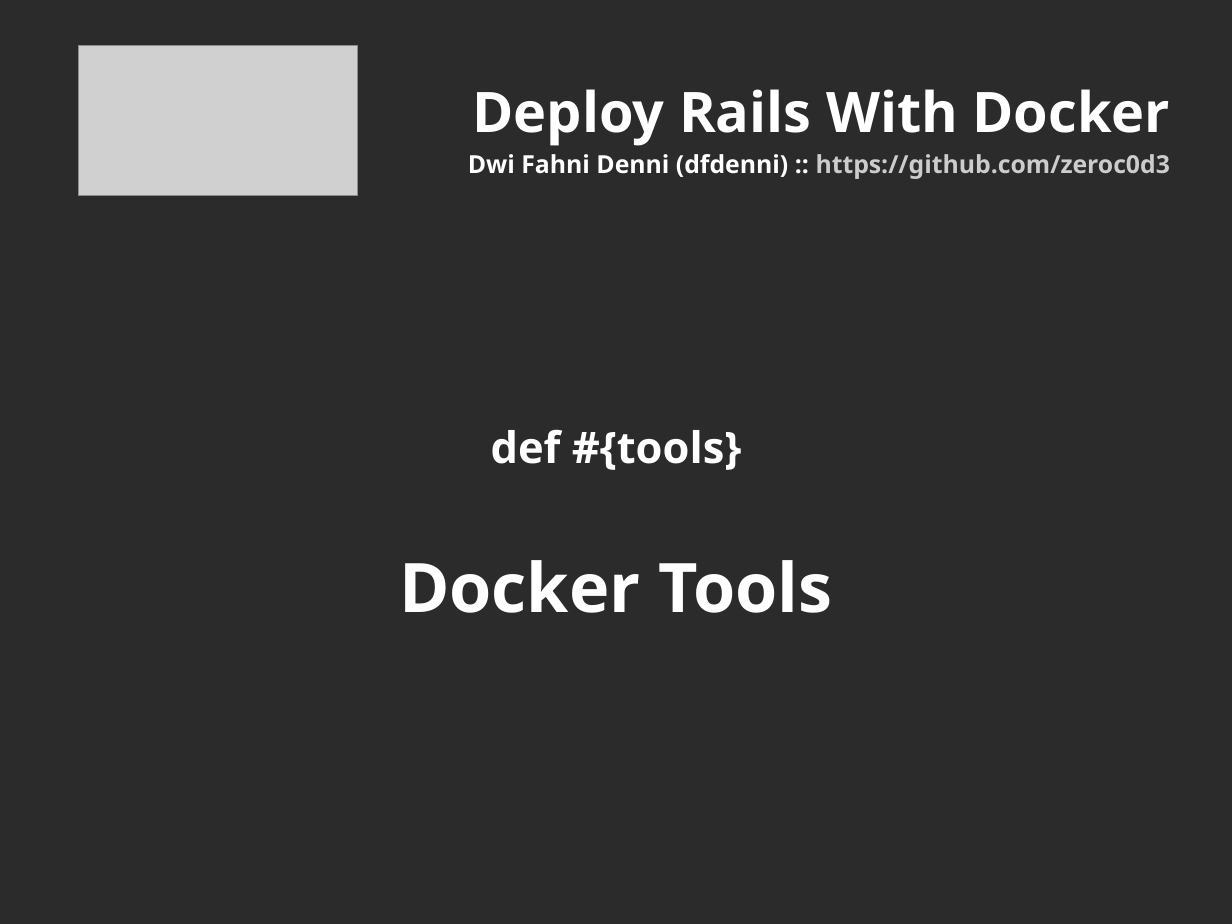
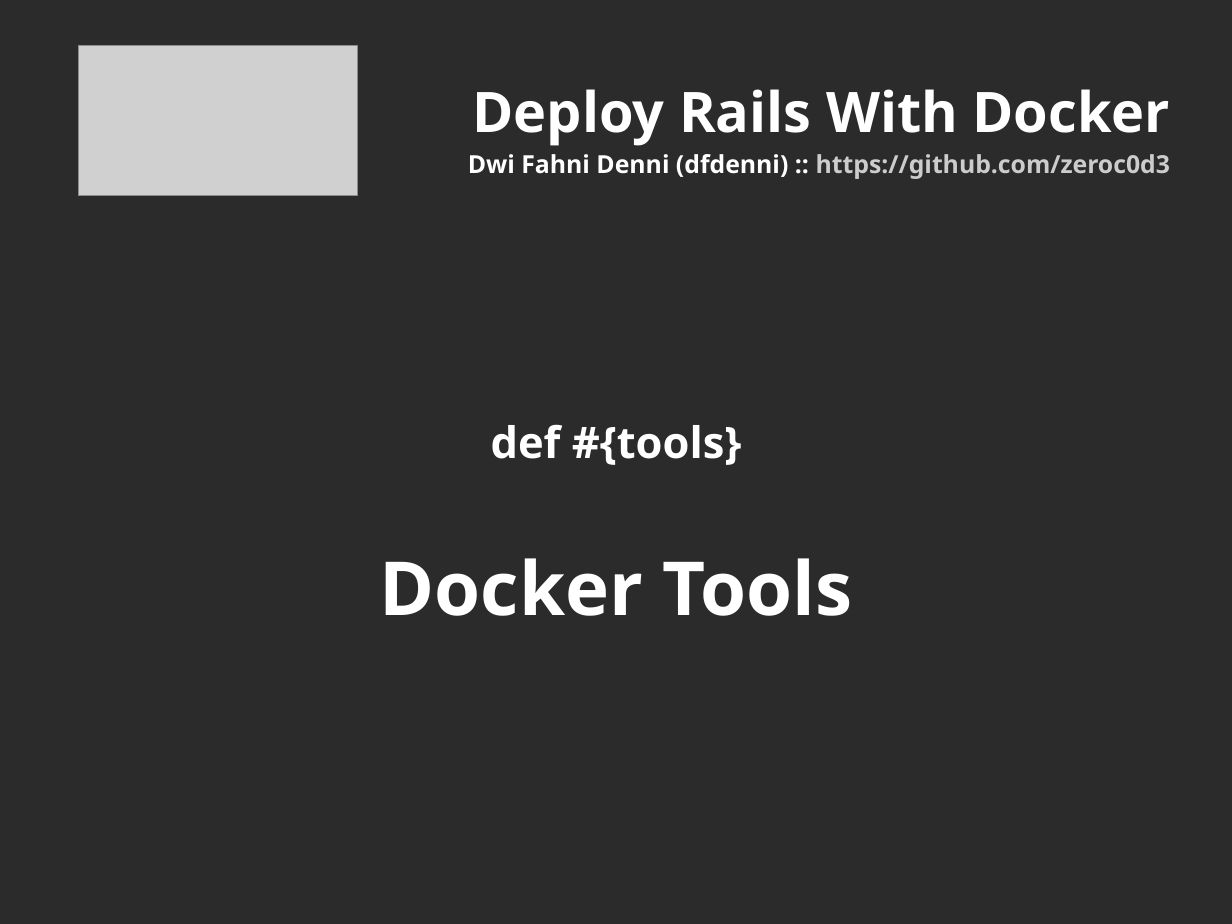
Before and after one commit to zeroc0d3/id-ruby-docker-rails, a slide deck: slide 11 of docs/docker_rails.odp. Drawn at 1232x924 pixels with LibreOffice and Linux fonts; fonts in the diff are those of the drawing; grey boxes stand for pictures; background and template pictures are left out; a plain dark background stands for a picture behind light text. Boxes give left, top, right and bottom in pixels: in the first picture for what was removed or moved away, otherwise in the second. Text is boxed around its words. In the diff, an @@ line names an element or a change of style, - is before the commit and + after.

```diff
--- a/docs/docker_rails.odp
+++ b/docs/docker_rails.odp
@@ subtitle at box(380, 558, 852, 616): size 44 to 48 pt in "Docker Tools" @@
```
Also in this commit, not shown: 8 other slides changed, 3 slides added, 1 other file.
